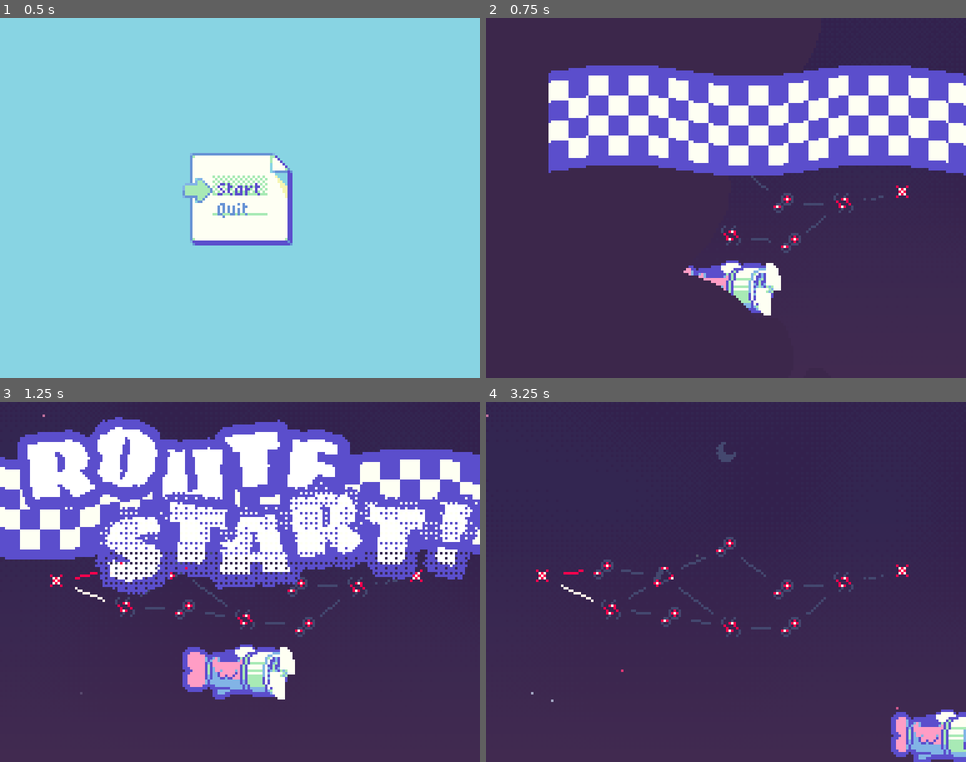
Above: before the commit, frames 1-4 (two rows, left to right).
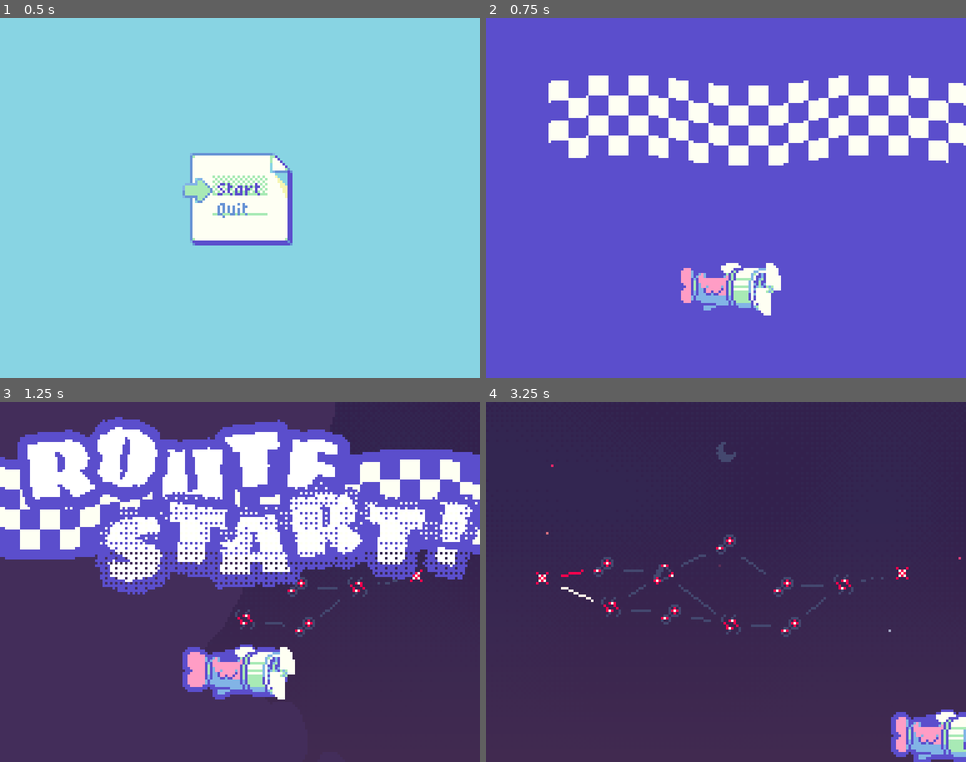
Above: after the commit, the same moments.

Repository: webcatzz/bjay
Game: Godot game, scene res://scenes/title/title.tscn
Two runs of this game, one before a commit and one after it. Both use one fixed random seed, a clock stepped at 60 frames per second and the inputs below.
Inputs (mouse positions are in pixels of both pictures, inside the frame that each line leads up to):
- Up to frame 1 (0.5 s): no input
- Up to frame 2 (0.75 s): click "Start" at 0.5 s
- Up to frame 3 (1.25 s): no input
- Up to frame 4 (3.25 s): tap Enter (ui_accept) at 1.25, 1.52, 2.27 s; move the mouse to (831, 564) at 1.27 s; hold D (move_right) 1.28-2.03 s; click (831, 564) at 1.42 s; move the mouse to (630, 600) at 2.02 s; hold S (move_down) 2.03-2.78 s; move the mouse to (774, 502) at 2.77 s; hold D (move_right) from 2.78 s (still down)

Frame 1 is identical in both runs. In frame 2, 74% of the frame differs, in the area x 0-100%, y 0-100%; in frame 3, 0.6%; in frame 4, 1.7%.

Commit message:
heat phase changes

Diff:
--- a/scenes/map.gd
+++ b/scenes/map.gd
@@ -3,7 +3,7 @@
 const PLACE_WEIGHTS: Dictionary[String, float] = {
 	droplet = 1.0,
 	heat = 1.0,
-	glass = 0.5,
+	glass = 0.75,
 	lightning = 0.25,
 }
 
--- /dev/null
+++ b/scenes/route/parts/bullet.gd
@@ -0,0 +1,11 @@
+extends Node2D
+
+@export var radius: float = 4.0
+
+
+func _ready() -> void:
+	$Hitbox/Collision.shape.radius = radius
+
+
+func _draw() -> void:
+	draw_circle(Vector2.ZERO, radius, Color.WHITE)
--- /dev/null
+++ b/scenes/route/parts/bullet.tscn
@@ -0,0 +1,16 @@
+[gd_scene load_steps=4 format=3 uid="uid://bbnxwloed52q1"]
+
+[ext_resource type="Script" uid="uid://cae55t4uyxmnp" path="res://scenes/route/parts/bullet.gd" id="1_funov"]
+[ext_resource type="PackedScene" uid="uid://ds5fphucp3sqr" path="res://scenes/route/parts/hitbox.tscn" id="1_vuv32"]
+
+[sub_resource type="CircleShape2D" id="CircleShape2D_vuv32"]
+resource_local_to_scene = true
+radius = 4.0
+
+[node name="Bullet" type="Node2D"]
+script = ExtResource("1_funov")
+
+[node name="Hitbox" parent="." instance=ExtResource("1_vuv32")]
+
+[node name="Collision" type="CollisionShape2D" parent="Hitbox"]
+shape = SubResource("CircleShape2D_vuv32")
--- a/scenes/route/parts/hitbox.gd
+++ b/scenes/route/parts/hitbox.gd
@@ -4,4 +4,5 @@
 
 
 func _on_body_entered(body: Node2D) -> void:
-	body.take_damage(damage)
+	if body is Route.Player:
+		body.take_damage(damage)
--- a/scenes/route/parts/player.gd
+++ b/scenes/route/parts/player.gd
@@ -1,12 +1,11 @@
 extends CharacterBody2D
 
+const DASH_TIME: float = 1.0
 const MAX_HEAT: float = 5.0
 
 var input: Vector2
 var direction: Vector2
 var speed: float = 200.0
-
-var heat: float : set = _set_heat
 
 var _modulates: Dictionary[String, Color]
 
@@ -45,15 +44,6 @@
 	Route.guide.call_deferred(node, curve, 32.0)
 
 
-func _set_heat(value: float) -> void:
-	if value > heat:
-		heat_particles.restart()
-		if value >= MAX_HEAT:
-			take_damage()
-	heat = clampf(value, 0.0, MAX_HEAT)
-	mix_modulate("heat", Color.WHITE.lerp(Palette.RED, heat / MAX_HEAT))
-
-
 # movement
 
 func _unhandled_key_input(event: InputEvent) -> void:
@@ -63,7 +53,6 @@
 func _physics_process(delta: float) -> void:
 	direction = direction.lerp(input, 6.0 * delta)
 	velocity = direction * speed
-	heat -= delta
 	move_and_slide()
 
 
--- a/scenes/route/phases/droplet/droplet_phase.gd
+++ b/scenes/route/phases/droplet/droplet_phase.gd
@@ -76,7 +76,7 @@
 	for i: int in 16:
 		var node := preload("res://scenes/route/parts/loop_cloud.tscn").instantiate()
 		node.modulate = Color("#a0ccb6")
-		node.radius = randi_range(16.0, 32.0)
+		node.radius = randf_range(16.0, 32.0)
 		node.speed = 64.0
 		node.z_index = 1
 		path_top.add_child(node)
@@ -85,7 +85,7 @@
 	for i: int in 16:
 		var node := preload("res://scenes/route/parts/loop_cloud.tscn").instantiate()
 		node.modulate = Color("#92bbaf")
-		node.radius = randi_range(12.0, 24.0)
+		node.radius = randf_range(12.0, 24.0)
 		node.speed = 32.0
 		node.v_offset = 24.0
 		node.z_index = -1
@@ -95,7 +95,7 @@
 	for i: int in 16:
 		var node := preload("res://scenes/route/parts/loop_cloud.tscn").instantiate()
 		node.modulate = Color("#92bbaf")
-		node.radius = randi_range(12.0, 24.0)
+		node.radius = randf_range(12.0, 24.0)
 		node.speed = 32.0
 		node.z_index = -1
 		path_bottom.add_child(node)
--- a/scenes/route/phases/droplet/droplet_phase.tscn
+++ b/scenes/route/phases/droplet/droplet_phase.tscn
@@ -16,6 +16,7 @@
 
 [node name="DropletPhase" type="Node"]
 script = ExtResource("1_n5nx5")
+wipe_color = Color(0.627451, 0.8, 0.713726, 1)
 metadata/_custom_type_script = "uid://cya5l21i60qn2"
 
 [node name="Background" type="ColorRect" parent="."]
--- /dev/null
+++ b/scenes/route/phases/heat/bullet.tscn
@@ -0,0 +1,23 @@
+[gd_scene load_steps=5 format=3 uid="uid://b5vtiimxjcmfe"]
+
+[ext_resource type="Material" uid="uid://bnns74q1166ux" path="res://assets/vfx/dither.tres" id="1_8547y"]
+[ext_resource type="PackedScene" uid="uid://ds5fphucp3sqr" path="res://scenes/route/parts/hitbox.tscn" id="1_vuv32"]
+[ext_resource type="Texture2D" uid="uid://bkx5b53lqjbtn" path="res://assets/arrow.png" id="2_8547y"]
+
+[sub_resource type="CircleShape2D" id="CircleShape2D_vuv32"]
+resource_local_to_scene = true
+radius = 3.0
+
+[node name="Bullet" type="Node2D" groups=["disable_in_shade"]]
+material = ExtResource("1_8547y")
+
+[node name="Sprite" type="Sprite2D" parent="."]
+material = ExtResource("1_8547y")
+texture = ExtResource("2_8547y")
+
+[node name="Hitbox" parent="." instance=ExtResource("1_vuv32")]
+
+[node name="Collision" type="CollisionShape2D" parent="Hitbox"]
+shape = SubResource("CircleShape2D_vuv32")
+
+[connection signal="body_entered" from="Hitbox" to="." method="queue_free" unbinds=1]
--- a/scenes/route/phases/heat/cloud.gd
+++ b/scenes/route/phases/heat/cloud.gd
@@ -6,6 +6,7 @@
 var polygon: PackedVector2Array
 
 @onready var shade: Polygon2D = $Shade
+@onready var body: AnimatableBody2D = $Body
 
 
 func _ready() -> void:
@@ -24,6 +25,7 @@
 	_move_side(0, 3)
 	_move_side(1, 2)
 	shade.polygon = polygon
+	body.global_position = body.global_position
 
 
 func _move_side(top_idx: int, bottom_idx: int) -> void:
--- a/scenes/route/phases/heat/cloud.tscn
+++ b/scenes/route/phases/heat/cloud.tscn
@@ -28,7 +28,7 @@
 color = Color(0.2, 0.121569, 0.176471, 1)
 polygon = PackedVector2Array(-32, 0, 32, 0, 32, 32, -32, 32)
 
-[node name="Body" type="StaticBody2D" parent="."]
+[node name="Body" type="AnimatableBody2D" parent="."]
 collision_layer = 4
 collision_mask = 0
 
--- a/scenes/route/phases/heat/heat_phase.gd
+++ b/scenes/route/phases/heat/heat_phase.gd
@@ -5,6 +5,7 @@
 
 
 func _ready() -> void:
+	$Timer.start(randf_range(10.0, 25.0))
 	var gradient: Gradient = $Background/Gradient.texture.gradient
 	var tween := create_tween().set_trans(Tween.TRANS_CUBIC).set_loops(-1)
 	tween.tween_method(_set_gradient_offset, 0.25, 0.5, 4.0)
@@ -20,22 +21,16 @@
 	$CloudPath.add_child(node)
 
 
-func beam(angle: float, radius: float, hole_y: float, hole_radius: float) -> void:
-	var node := preload("res://scenes/route/phases/heat/beam.tscn").instantiate()
-	node.angle = angle
-	node.radius = radius
-	node.hole_y = hole_y
-	node.hole_radius = hole_radius
-	sun.add_child(node)
-
-
-func rand_beam() -> void:
-	beam(randf_range(PI * -0.25, PI * 0.25), randf_range(8.0, 24.0), randf_range(32.0, 80.0), randf_range(16.0, 32.0))
-
-
-func heat() -> void:
-	if not is_in_shade(route.player):
-		route.player.heat += 2.0
+func ripple() -> void:
+	var bullet_count: int = 12
+	var initial_angle: float = 0.0 if randf() < 0.5 else PI / bullet_count
+	for i: int in bullet_count:
+		var node := preload("res://scenes/route/phases/heat/bullet.tscn").instantiate()
+		var curve := Curve2D.new()
+		curve.add_point(sun.position)
+		curve.add_point(Route.edge(initial_angle + TAU * i / bullet_count, sun.position))
+		add_child(node)
+		Route.guide(node, curve, 32.0, true)
 
 
 func is_in_shade(node: Node2D) -> bool:
@@ -44,6 +39,10 @@
 
 func _physics_process(delta: float) -> void:
 	route.player.mix_modulate("shade", Color.WEB_GRAY if is_in_shade(route.player) else Color.WHITE)
+	for bullet: Node in get_tree().get_nodes_in_group("disable_in_shade"):
+		var disabled: bool = is_in_shade(bullet)
+		bullet.modulate.a = 0.5 if disabled else 1.0
+		bullet.process_mode = Node.PROCESS_MODE_DISABLED if disabled else Node.PROCESS_MODE_INHERIT
 
 
 func _set_gradient_offset(value: float) -> void:
--- a/scenes/route/phases/heat/heat_phase.tscn
+++ b/scenes/route/phases/heat/heat_phase.tscn
@@ -79,20 +79,6 @@
 "update": 0,
 "values": [Vector2(1.5, 1.5), Vector2(1, 1), Vector2(1, 1), Vector2(1.5, 1.5), Vector2(1.5, 1.5)]
 }
-tracks/1/type = "method"
-tracks/1/imported = false
-tracks/1/enabled = true
-tracks/1/path = NodePath(".")
-tracks/1/interp = 1
-tracks/1/loop_wrap = true
-tracks/1/keys = {
-"times": PackedFloat32Array(0.95),
-"transitions": PackedFloat32Array(1),
-"values": [{
-"args": [],
-"method": &"heat"
-}]
-}
 
 [sub_resource type="AnimationLibrary" id="AnimationLibrary_jilxx"]
 _data = {
@@ -230,15 +216,13 @@
 wait_time = 4.0
 autostart = true
 
-[node name="BeamTimer" type="Timer" parent="."]
+[node name="RippleTimer" type="Timer" parent="."]
 wait_time = 2.0
 autostart = true
 
 [node name="Timer" type="Timer" parent="."]
-wait_time = 20.0
 one_shot = true
-autostart = true
 
 [connection signal="timeout" from="CloudTimer" to="." method="cloud"]
-[connection signal="timeout" from="BeamTimer" to="." method="rand_beam"]
+[connection signal="timeout" from="RippleTimer" to="." method="ripple"]
 [connection signal="timeout" from="Timer" to="." method="end"]
--- a/scenes/route/phases/lightning/lightning.tscn
+++ b/scenes/route/phases/lightning/lightning.tscn
@@ -110,7 +110,6 @@
 
 [node name="Lightning" type="Node2D"]
 script = ExtResource("1_q4uxp")
-metadata/_custom_type_script = "uid://b7f7bxwscbygq"
 
 [node name="Line" type="Line2D" parent="."]
 material = ExtResource("2_86b0u")
--- a/scenes/route/phases/lightning/lightning_phase.tscn
+++ b/scenes/route/phases/lightning/lightning_phase.tscn
@@ -10,6 +10,7 @@
 
 [node name="Lightning" type="Node"]
 script = ExtResource("1_5axkt")
+wipe_color = Color(0.0980392, 0.0117647, 0.133333, 1)
 metadata/_custom_type_script = "uid://cya5l21i60qn2"
 
 [node name="Background" type="ColorRect" parent="."]
--- a/scenes/route/route.gd
+++ b/scenes/route/route.gd
@@ -15,6 +15,7 @@
 
 
 func _ready() -> void:
+	await get_tree().create_timer(0.5).timeout
 	phase = first_phase.instantiate()
 	add_child(phase)
 	wipe_out()
@@ -75,11 +76,15 @@
 
 # paths
 
-static func guide(node: Node2D, curve: Curve2D, speed: float) -> void:
+static func guide(node: Node2D, curve: Curve2D, speed: float, rotate: bool = false) -> void:
 	var tween := node.create_tween()
-	tween.tween_method(sample_path.bind(node, curve), 0.0, curve.get_baked_length(), curve.get_baked_length() / speed)
+	tween.tween_method((sample_path_transform if rotate else sample_path_position).bind(node, curve), 0.0, curve.get_baked_length(), curve.get_baked_length() / speed)
 	tween.tween_callback(node.queue_free)
 
 
-static func sample_path(at: float, node: Node2D, curve: Curve2D) -> void:
+static func sample_path_position(at: float, node: Node2D, curve: Curve2D) -> void:
 	node.position = curve.sample_baked(at)
+
+
+static func sample_path_transform(at: float, node: Node2D, curve: Curve2D) -> void:
+	node.transform = curve.sample_baked_with_rotation(at)
--- a/scenes/route/route.tscn
+++ b/scenes/route/route.tscn
@@ -20,7 +20,7 @@
 script = ExtResource("1_msb17")
 
 [node name="Wipe" parent="." instance=ExtResource("4_ex5p1")]
-modulate = Color(0, 0, 0, 1)
+modulate = Color(0.356863, 0.305882, 0.8, 1)
 z_index = 99
 
 [node name="RouteStart" parent="." instance=ExtResource("4_1gebr")]
@@ -46,4 +46,5 @@
 shape = SubResource("WorldBoundaryShape2D_ex5p1")
 
 [node name="Player" parent="." instance=ExtResource("2_enbfm")]
+z_index = 99
 position = Vector2(96, 108)
Binary file added: assets/arrow.png
Not shown, changed: assets/arrow.png.import
Binary file removed: assets/checker.png
Binary file removed: assets/moon_mask.png
Not shown, removed: assets/moon_mask.png.import
Binary file removed: assets/plane_tail.png
Not shown, removed: assets/plane_tail.png.import
Binary file changed: mockup.aseprite
Not shown, added: scenes/route/parts/bullet.gd.uid
